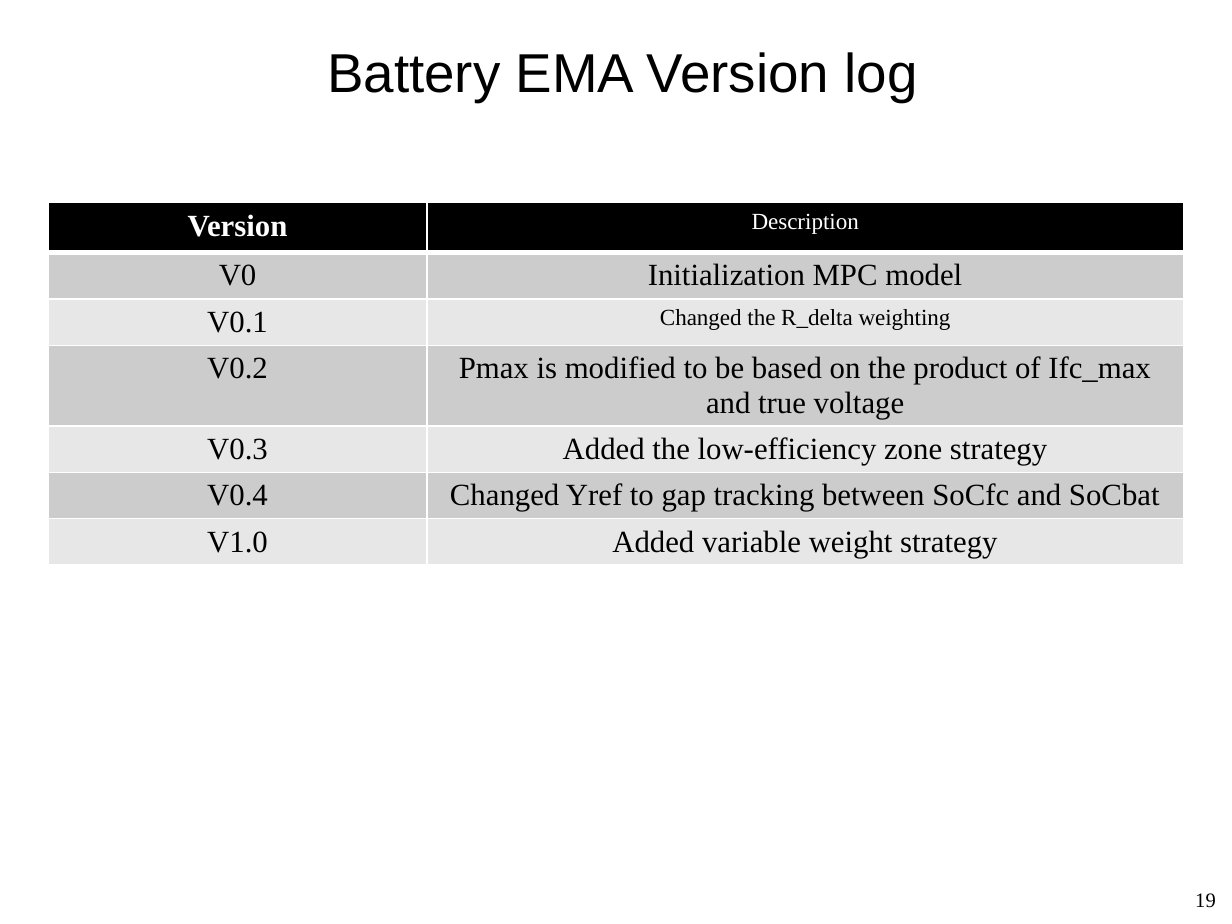
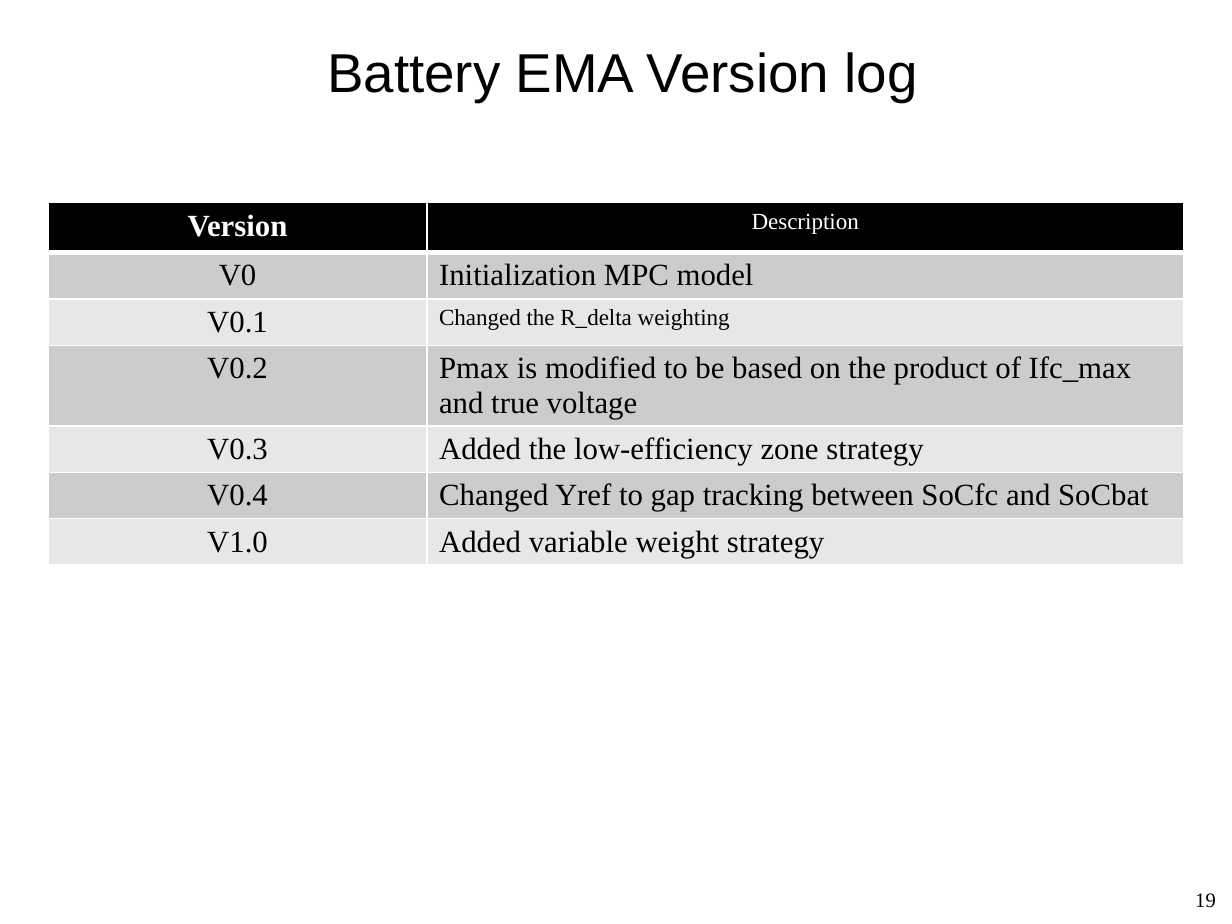
Before and after one commit to david54573/MPC-for-fuel-cell-hybrid-EMA, a slide deck: slide 19 of MVC2023_EMA.pptx. Drawn at 1232x924 pixels with LibreOffice and Linux fonts; fonts in the diff are those of the drawing; background and template pictures are left out. Boxes give left, top, right and bottom in pixels: in the first picture for what was removed or moved away, otherwise in the second. Text is boxed around its words. In the diff, an @@ line names an element or a change of style, - is before the commit and + after.

```diff
--- a/MVC2023_EMA.pptx
+++ b/MVC2023_EMA.pptx
@@ table at [48,202,1183,562] @@
@@ alignment centre to left @@
```
